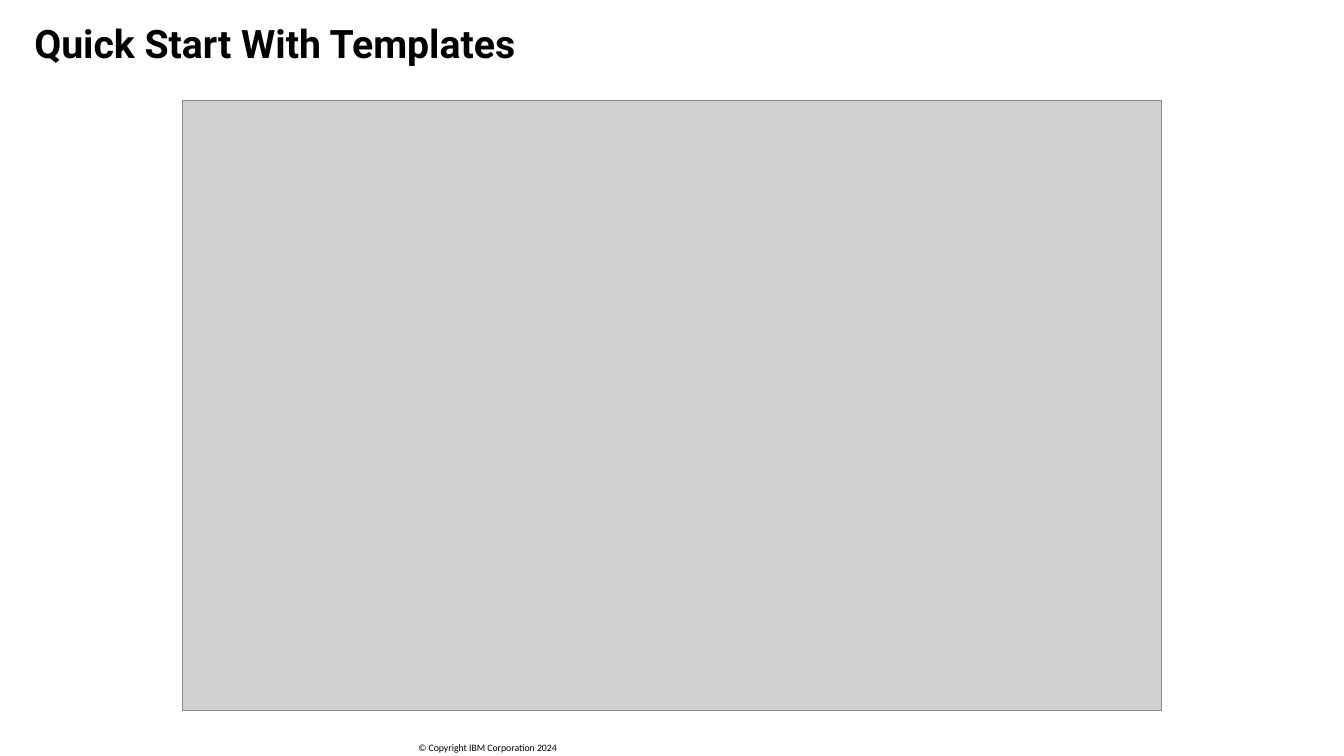
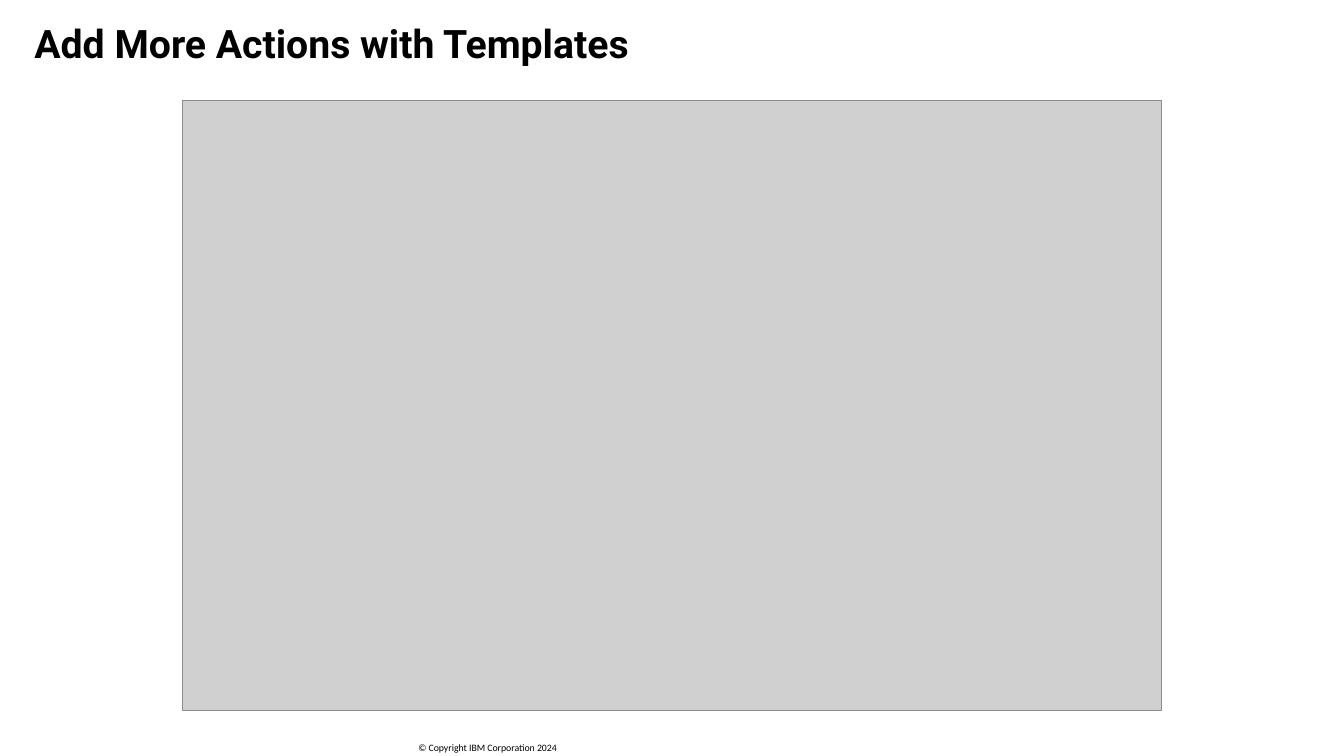
Before and after one commit to SanjulaGanepola/ibmi-talks, a slide deck: slide 33 of Build a Watson AI Chatbot from Db2/Build-a-Watson-AI-Chatbot-from-Db2.pptx (slide 27 before the commit). Drawn at 1344x756 pixels with LibreOffice and Linux fonts; fonts in the diff are those of the drawing; grey boxes stand for pictures; background and template pictures are left out. Boxes give left, top, right and bottom in pixels: in the first picture for what was removed or moved away, otherwise in the second. Text is boxed around its words. In the diff, an @@ line names an element or a change of style, - is before the commit and + after.

Commit message:
Finish action slides

```diff
--- a/Build a Watson AI Chatbot from Db2/Build-a-Watson-AI-Chatbot-from-Db2.pptx
+++ b/Build a Watson AI Chatbot from Db2/Build-a-Watson-AI-Chatbot-from-Db2.pptx
@@ title at [34, 28, 629, 66]: text changed @@
-Quick Start With Templates
+Add More Actions with Templates
```
Also in this commit, not shown: 1 other slide changed, 29 slides added, 8 slides removed.
